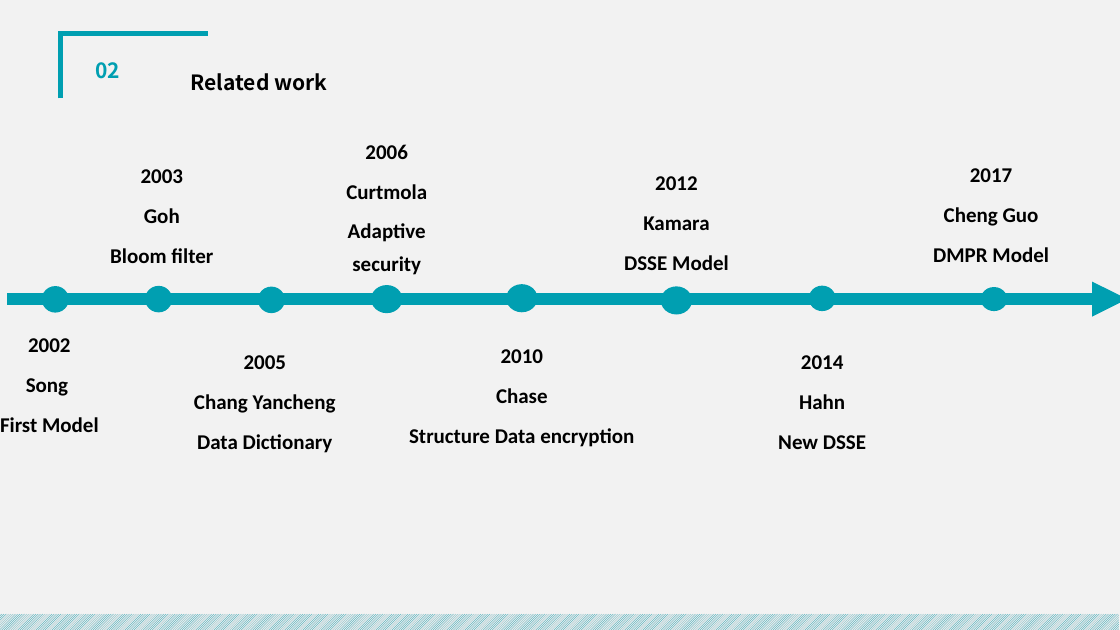
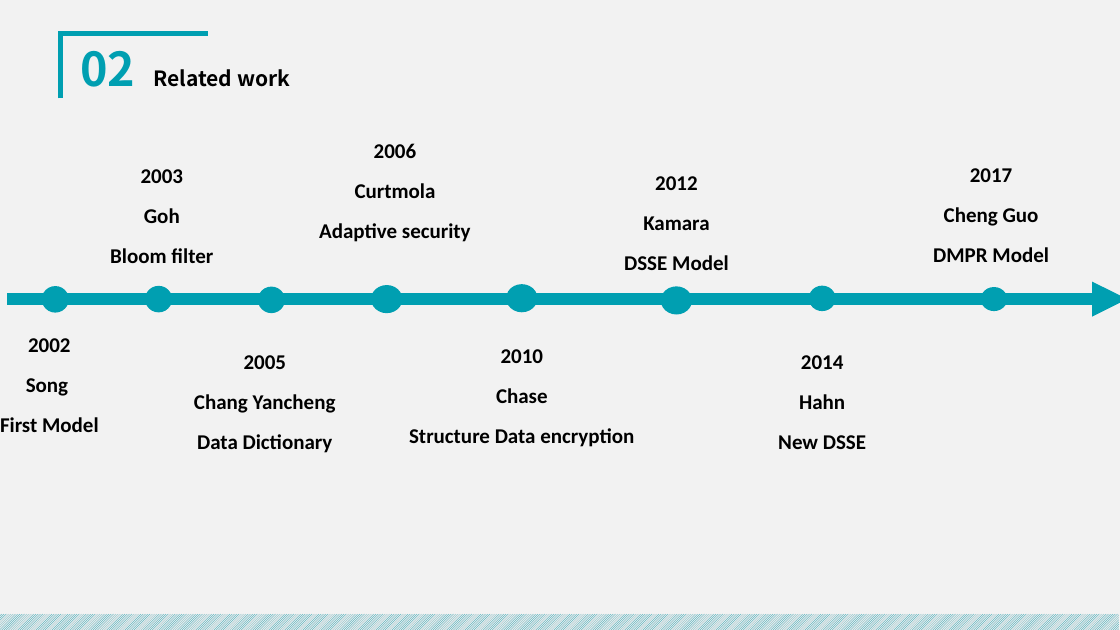
Before and after one commit to royalvald/MediumTest, a slide deck: slide 8 of 开题/中期答辩.pptx. Drawn at 1120x630 pixels with LibreOffice and Linux fonts; fonts in the diff are those of the drawing. Boxes give left, top, right and bottom in pixels: in the first picture for what was removed or moved away, otherwise in the second. Text is boxed around its words. In the diff, an @@ line names an element or a change of style, - is before the commit and + after.

```diff
--- a/开题/中期答辩.pptx
+++ b/开题/中期答辩.pptx
@@ text "02" at (80, 51, 135, 87): size 18 to 40 pt @@
@@ text "Related work" at (153, 69, 290, 87): alignment centre to left @@
@@ text "2006" rewrapped from (346, 144, 427, 275) to (319, 143, 471, 242) @@
```
Also in this commit, not shown: 15 other slides changed, 4 slides added, 1 slide removed, 3 other files.
